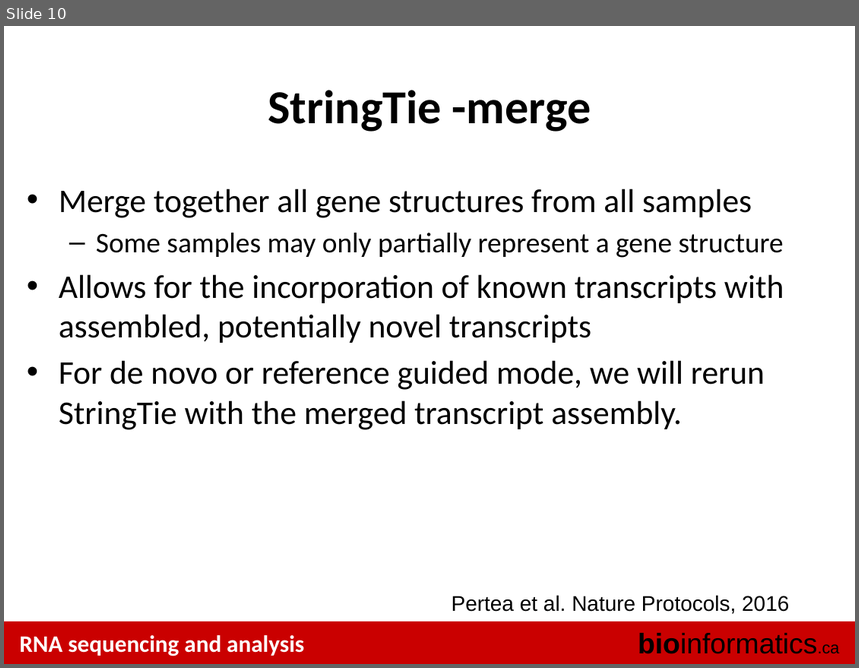
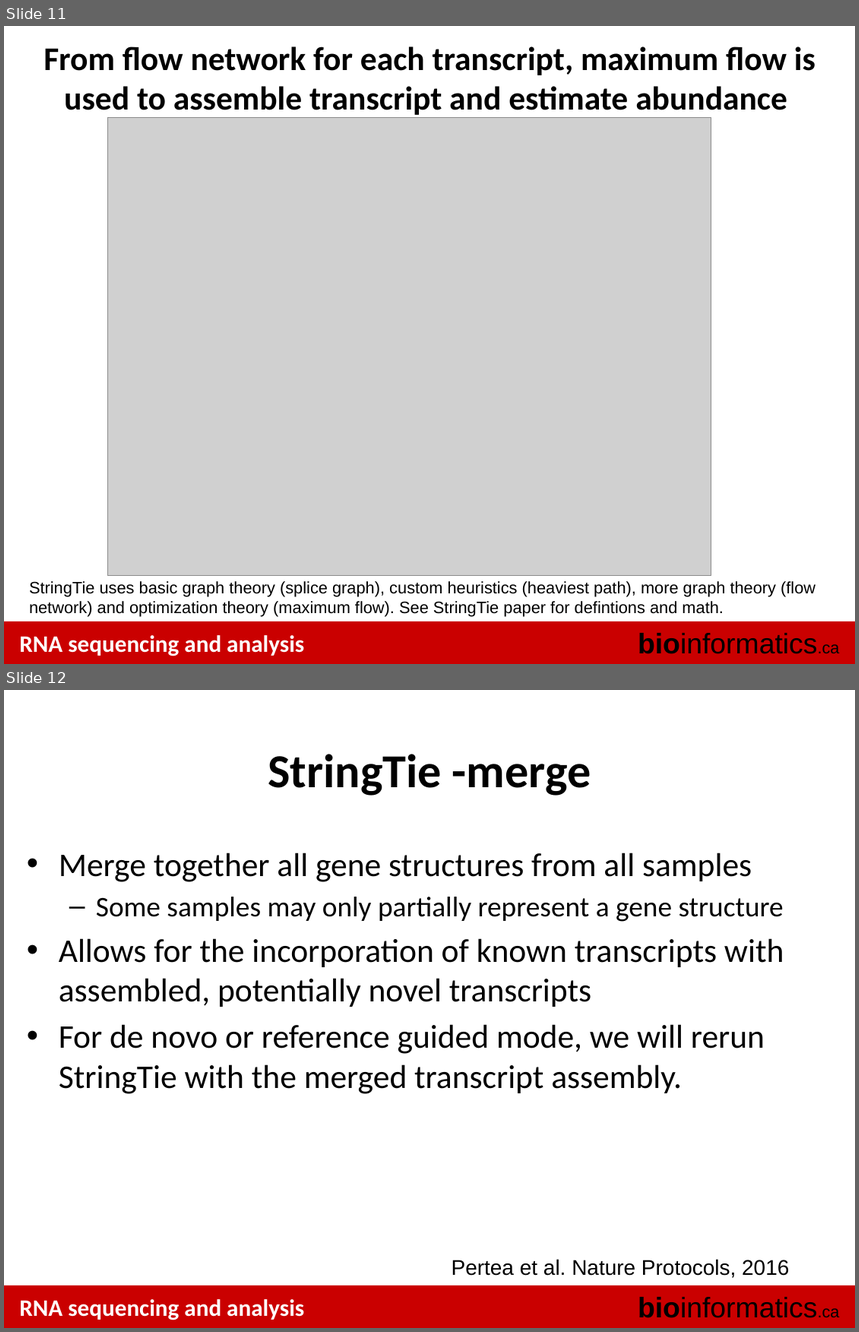
Before and after one commit to griffithlab/rnaseq_tutorial_wiki, a slide deck: LectureFiles/cbw/2017/RNASeq_Module3_Lecture.pptx. Shown one above the other, each under a label of ours: slide 10 before the commit, slides 11 and 12 after it. The pictures are 859x668 and 859x1332 pixels, drawn with LibreOffice and Linux fonts; fonts in the diff are those of the drawing; grey boxes stand for pictures. Boxes give left, top, right and bottom in pixels: in the first picture for what was removed or moved away, otherwise in the second. Text is boxed around its words. In the diff, an @@ line names an element or a change of style, - is before the commit and + after.

```diff
--- a/LectureFiles/cbw/2017/RNASeq_Module3_Lecture.pptx
+++ b/LectureFiles/cbw/2017/RNASeq_Module3_Lecture.pptx
@@ slide 11 added at (4, 26, 855, 664), background #FFFFFF; not listed: 3 template elements that a slide beside it also shows @@
@@ title added at (44, 47, 816, 118), 28 pt, text #000000, bold @@
+From flow network for each transcript, maximum flow is used to assemble transcript and estimate abundance
@@ picture added at (108, 117, 712, 576) @@
@@ text added at (29, 582, 816, 617), 14 pt, text #000000 @@
+StringTie uses basic graph theory (splice graph), custom heuristics (heaviest path), more graph theory (flow network) and optimization theory (maximum flow). See StringTie paper for defintions and math.
@@ what was slide 10 is now slide 12 @@
```
Also in this commit, not shown: 4 slides changed, 2 other slides added, 1 other file.
